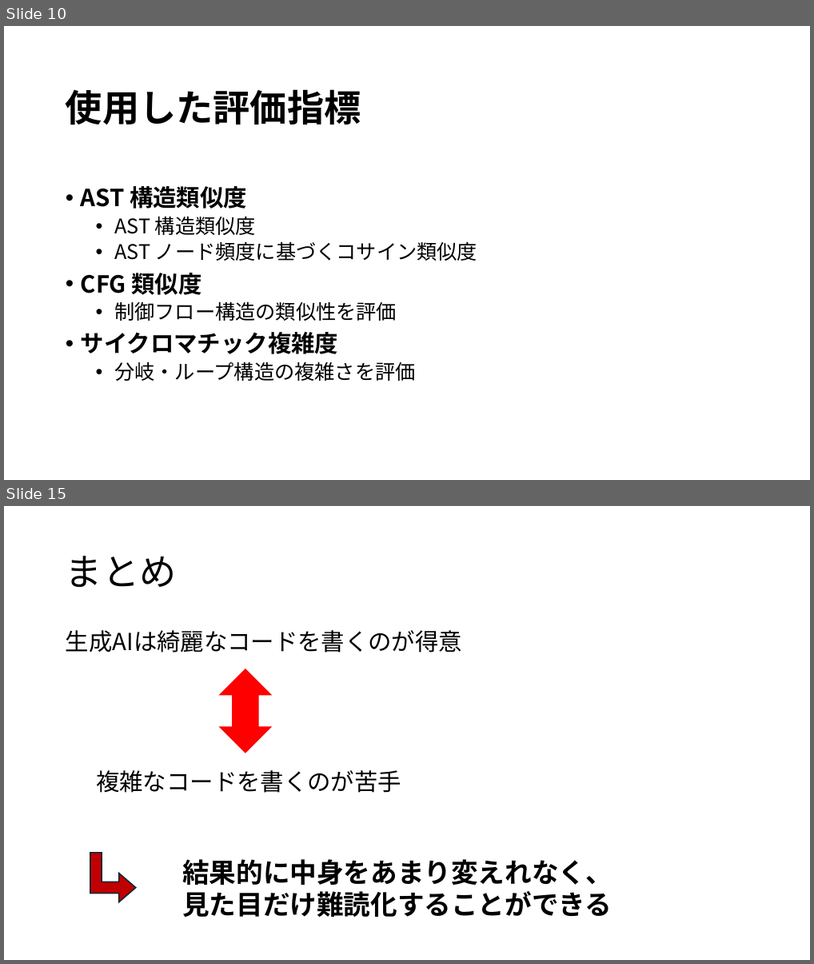
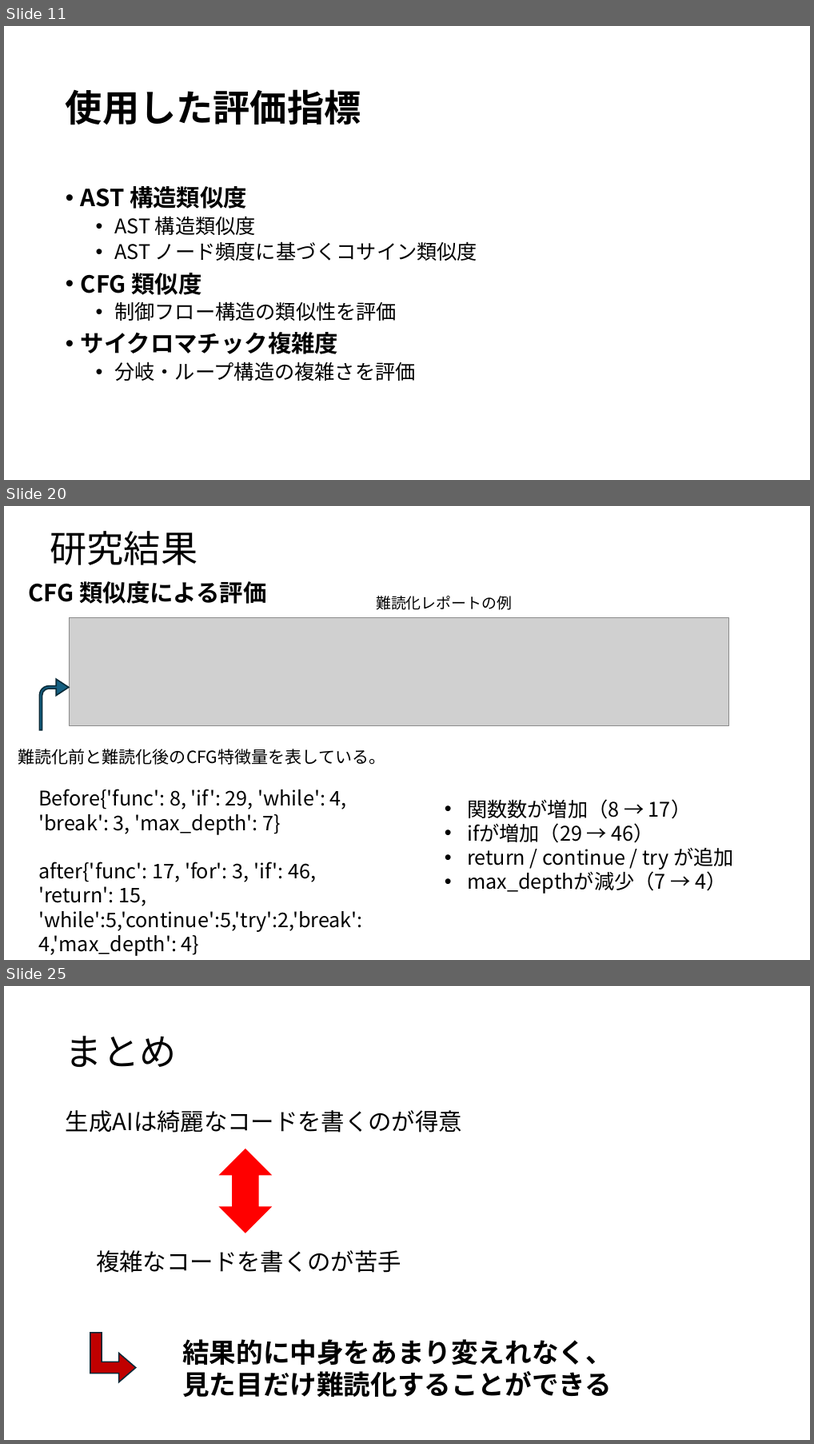
Before and after one commit to tamadalab/2025bthesis_kondo, a slide deck: prezentation.pptx. Shown one above the other, each under a label of ours: slides 10 and 15 before the commit, slides 11, 20 and 25 after it; the slides between them are not shown. The pictures are 814x964 and 814x1444 pixels, drawn with LibreOffice and Linux fonts; fonts in the diff are those of the drawing; grey boxes stand for pictures. Boxes give left, top, right and bottom in pixels: in the first picture for what was removed or moved away, otherwise in the second. Text is boxed around its words. In the diff, an @@ line names an element or a change of style, - is before the commit and + after.

```diff
--- a/prezentation.pptx
+++ b/prezentation.pptx
@@ slide 20 added at (x1=4, y1=506, x2=810, y2=960), background #FFFFFF @@
@@ title added at (x1=50, y1=531, x2=198, y2=565), 44 pt, text #000000 @@
+研究結果
@@ text added at (x1=29, y1=581, x2=266, y2=604), 28 pt, text #000000, bold @@
+CFG 類似度による評価
@@ text added at (x1=376, y1=596, x2=512, y2=610), 18 pt, text #000000 @@
+難読化レポートの例
@@ picture added at (x1=70, y1=618, x2=729, y2=725) @@
@@ bent arrow added at (x1=40, y1=679, x2=69, y2=730), fill #156082, outline #092A39 1.5 pt @@
@@ text added at (x1=18, y1=748, x2=386, y2=764), 20 pt, text #000000 @@
+難読化前と難読化後のCFG特徴量を表している。
@@ text added at (x1=38, y1=788, x2=363, y2=956), 24 pt, text #000000 @@
+Before{'func': 8, 'if': 29, 'while': 4, 'break': 3, 'max_depth': 7}
+after{'func': 17, 'for': 3, 'if': 46, 'return': 15, 'while':5,'continue':5,'try':2,'break': 4,'max_depth': 4}
@@ text added at (x1=467, y1=799, x2=734, y2=893), 24 pt, text #000000 @@
+• 関数数が増加（8 → 17）
+• ifが増加（29 → 46）
+• return / continue / try が追加
+• max_depthが減少（7 → 4）
@@ what was slide 10 is now slide 11 @@
@@ what was slide 15 is now slide 25 @@
```
Also in this commit, not shown: 9 slides changed, 10 other slides added, 1 slide removed.
